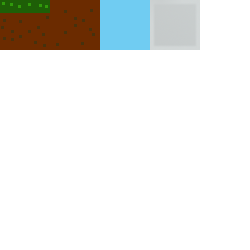
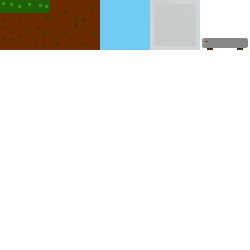
The second (250, 250) image is a revision of the first. Changes to its layers:
renamed "Background" to "Background copy", painted on it over (202, 38, 248, 50)
